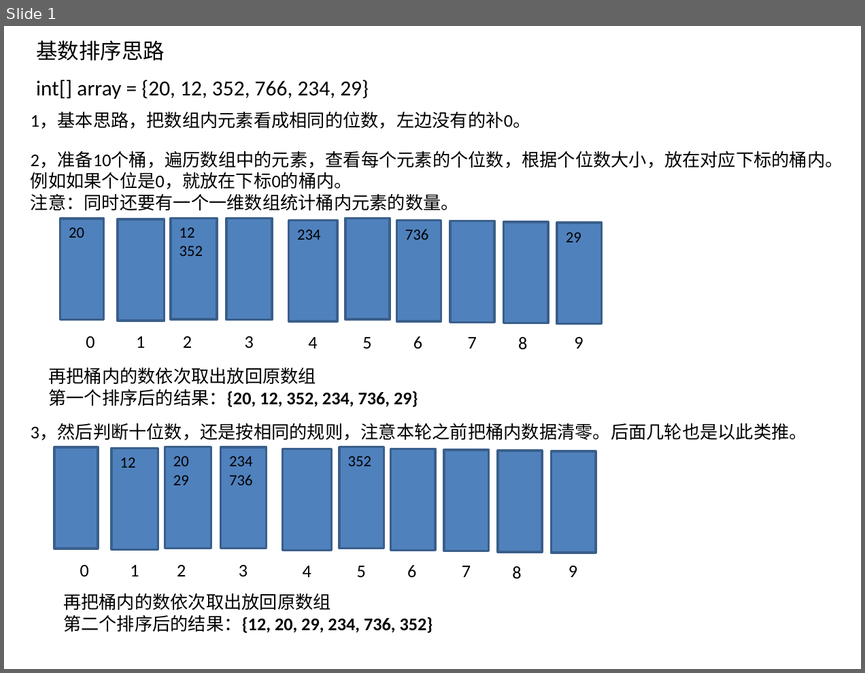
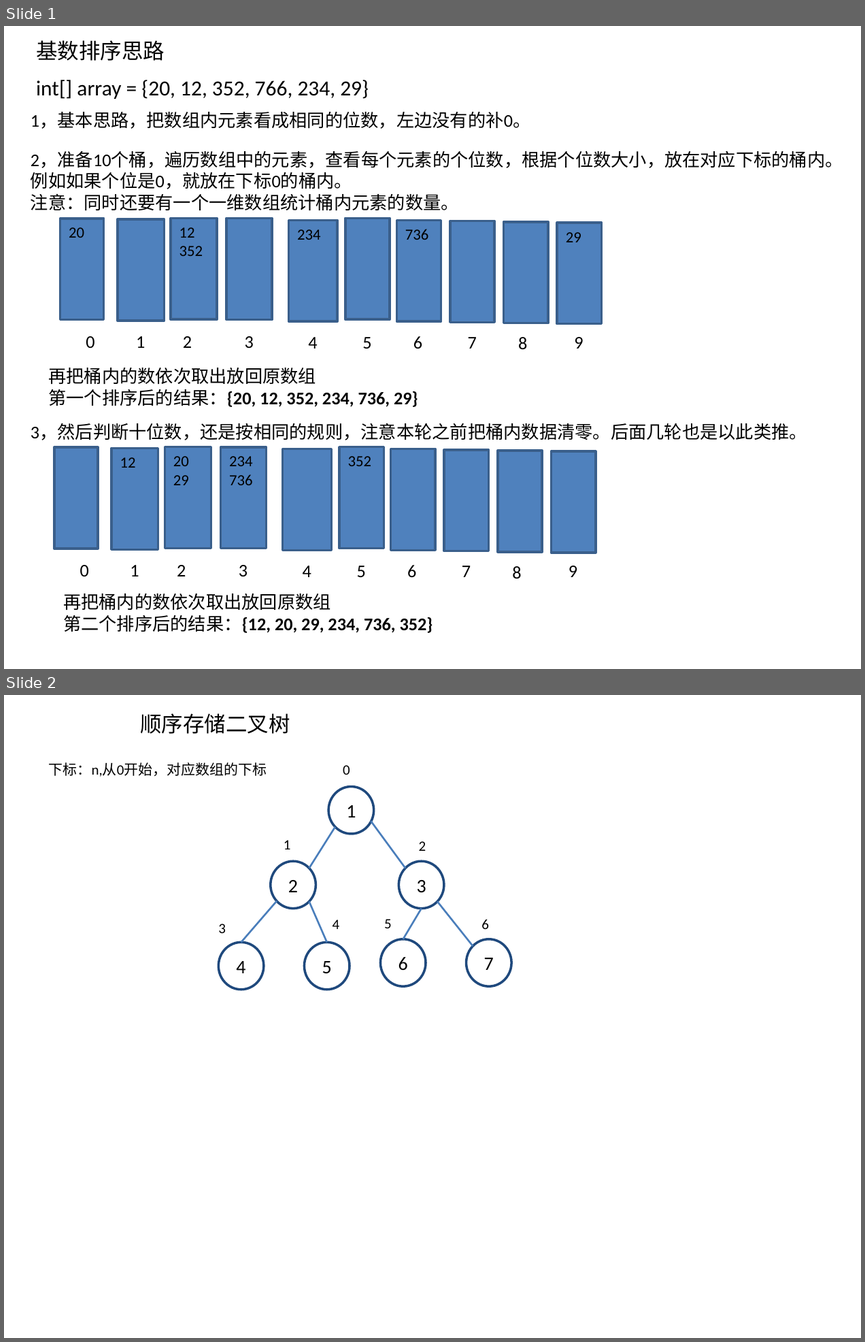
Before and after one commit to NicholasRabbit/Data-Structure-and-Algorithm, a slide deck: 数据结构与算法笔记/思路图.pptx. Shown one above the other, each under a label of ours: slide 1 before the commit, slides 1 and 2 after it. The pictures are 865x673 and 865x1342 pixels, drawn with LibreOffice and Linux fonts; fonts in the diff are those of the drawing. Boxes give left, top, right and bottom in pixels: in the first picture for what was removed or moved away, otherwise in the second. Text is boxed around its words. In the diff, an @@ line names an element or a change of style, - is before the commit and + after.

```diff
--- a/数据结构与算法笔记/思路图.pptx
+++ b/数据结构与算法笔记/思路图.pptx
@@ slide 2 added at box(4, 695, 861, 1338), background #FFFFFF @@
@@ text added at box(140, 713, 290, 734), 18 pt, text #000000 @@
+顺序存储二叉树
@@ text added at box(49, 762, 267, 777), 12 pt, text #000000 @@
+下标：n,从0开始，对应数组的下标
@@ text added at box(343, 765, 350, 775), 12 pt, text #000000 @@
+0
@@ ellipse added at box(329, 787, 374, 834), fill #FFFFFF, outline #1F497D 2 pt, 16 pt, text #000000 @@
+1
@@ line added from (309, 868) to (334, 827), #4B7EBC 1.5 pt @@
@@ line added from (405, 868) to (371, 821), #4B7EBC 1.5 pt @@
@@ text added at box(283, 840, 291, 849), 12 pt, text #000000 @@
+1
@@ text added at box(419, 841, 426, 851), 12 pt, text #000000 @@
+2
@@ ellipse added at box(271, 861, 316, 909), fill #FFFFFF, outline #1F497D 2 pt, 16 pt, text #000000 @@
+2
@@ ellipse added at box(399, 861, 445, 909), fill #FFFFFF, outline #1F497D 2 pt, 16 pt, text #000000 @@
+3
@@ line added from (241, 942) to (277, 900), #4B7EBC 1.5 pt @@
@@ line added from (327, 942) to (309, 902), #4B7EBC 1.5 pt @@
@@ text added at box(384, 919, 392, 928), 12 pt, text #000000 @@
+5
@@ line added from (403, 939) to (422, 909), #4B7EBC 1.5 pt @@
@@ line added from (473, 946) to (438, 902), #4B7EBC 1.5 pt @@
@@ text added at box(481, 919, 489, 929), 12 pt, text #000000 @@
+6
@@ text added at box(218, 923, 226, 933), 12 pt, text #000000 @@
+3
@@ text added at box(332, 919, 340, 929), 12 pt, text #000000 @@
+4
@@ ellipse added at box(380, 939, 426, 986), fill #FFFFFF, outline #1F497D 2 pt, 16 pt, text #000000 @@
+6
@@ ellipse added at box(466, 939, 511, 986), fill #FFFFFF, outline #1F497D 2 pt, 16 pt, text #000000 @@
+7
@@ ellipse added at box(218, 942, 264, 989), fill #FFFFFF, outline #1F497D 2 pt, 16 pt, text #000000 @@
+4
@@ ellipse added at box(304, 942, 349, 989), fill #FFFFFF, outline #1F497D 2 pt, 16 pt, text #000000 @@
+5
```
Also in this commit, not shown: 8 other files.
